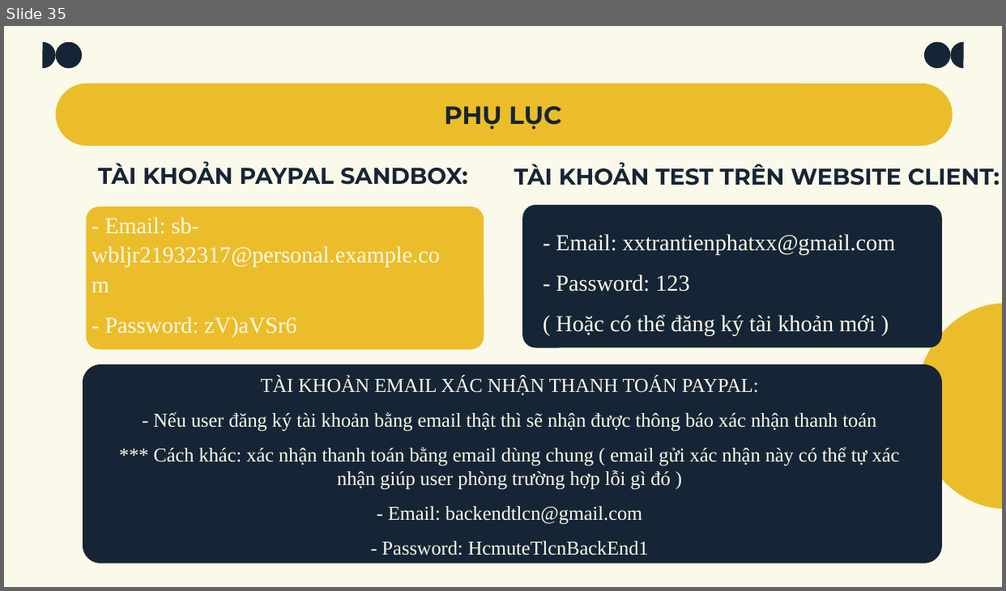
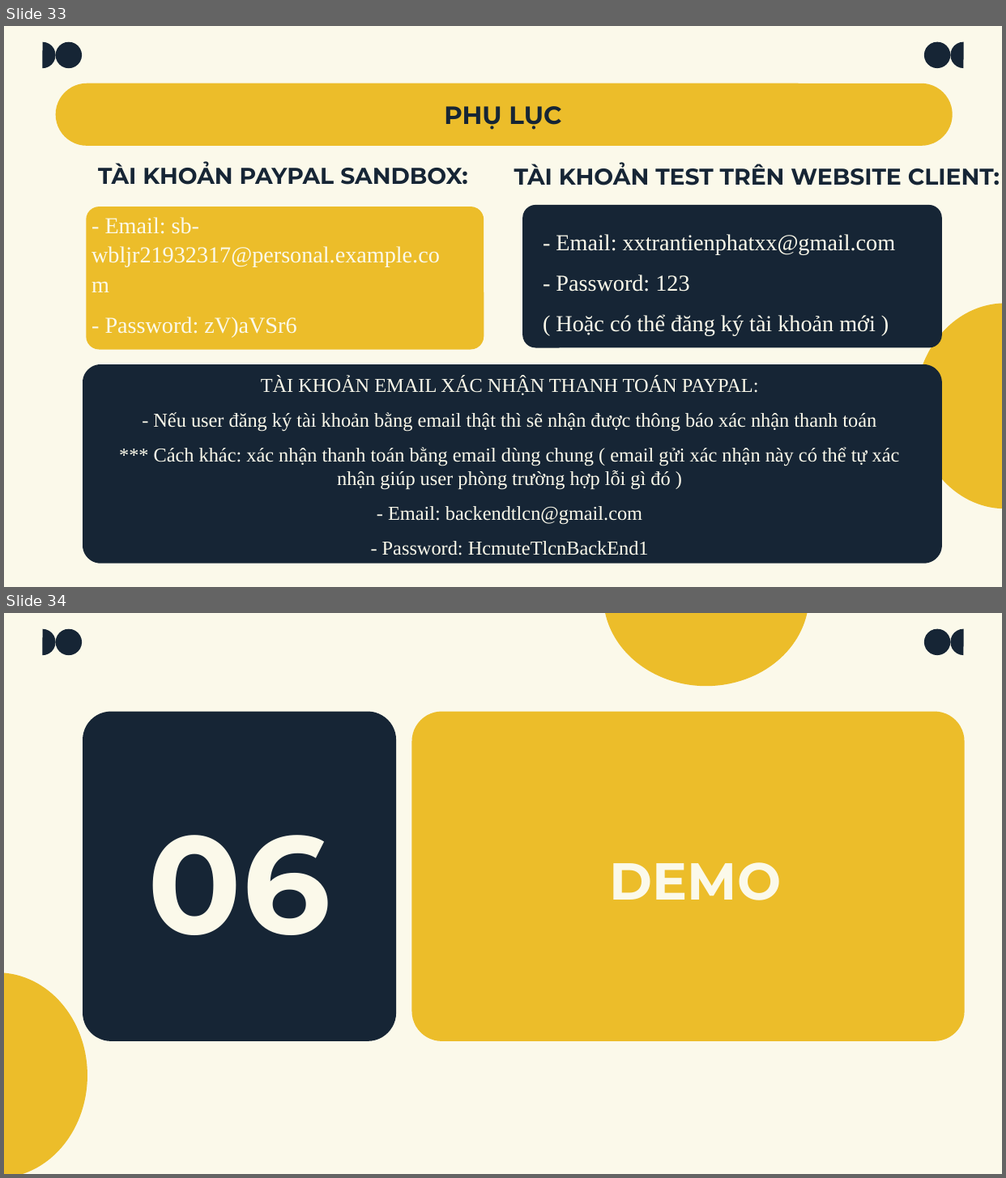
Before and after one commit to TorunoCode/KLTN, a slide deck: PhanThanhLam_TranTienPhat_NguyenHuuDucThanh.pptx. Shown one above the other, each under a label of ours: slide 35 before the commit, slides 33 and 34 after it. The pictures are 1006x591 and 1006x1178 pixels, drawn with LibreOffice and Linux fonts; fonts in the diff are those of the drawing. Boxes give left, top, right and bottom in pixels: in the first picture for what was removed or moved away, otherwise in the second. Text is boxed around its words. In the diff, an @@ line names an element or a change of style, - is before the commit and + after.

```diff
--- a/PhanThanhLam_TranTienPhat_NguyenHuuDucThanh.pptx
+++ b/PhanThanhLam_TranTienPhat_NguyenHuuDucThanh.pptx
@@ slide 34 added at bbox=[4, 613, 1002, 1174], background #FBF9EA; not listed: 4 template elements that a slide beside it also shows @@
@@ pie slice (boxed as its full ellipse) added at bbox=[603, 613, 809, 687], fill #ECBD2A @@
@@ rounded rectangle added at bbox=[83, 712, 396, 1042], fill #162535 @@
@@ rounded rectangle added at bbox=[412, 712, 965, 1042], fill #ECBD2A @@
@@ title added at bbox=[148, 835, 330, 935], 133.3 pt, text #FBF9EA, bold @@
+06
@@ title added at bbox=[610, 862, 782, 901], 50 pt, text #FBF9EA, bold @@
+DEMO
@@ pie slice (boxed as its full ellipse) added at bbox=[4, 973, 88, 1174], fill #ECBD2A @@
@@ what was slide 35 is now slide 33 @@
```
Also in this commit, not shown: 17 slides changed, 2 slides removed.
